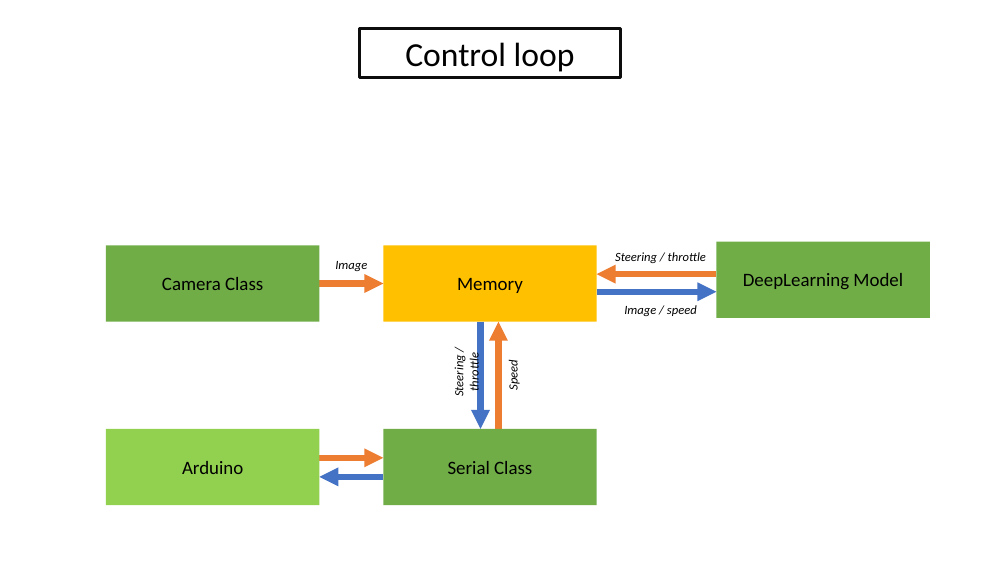
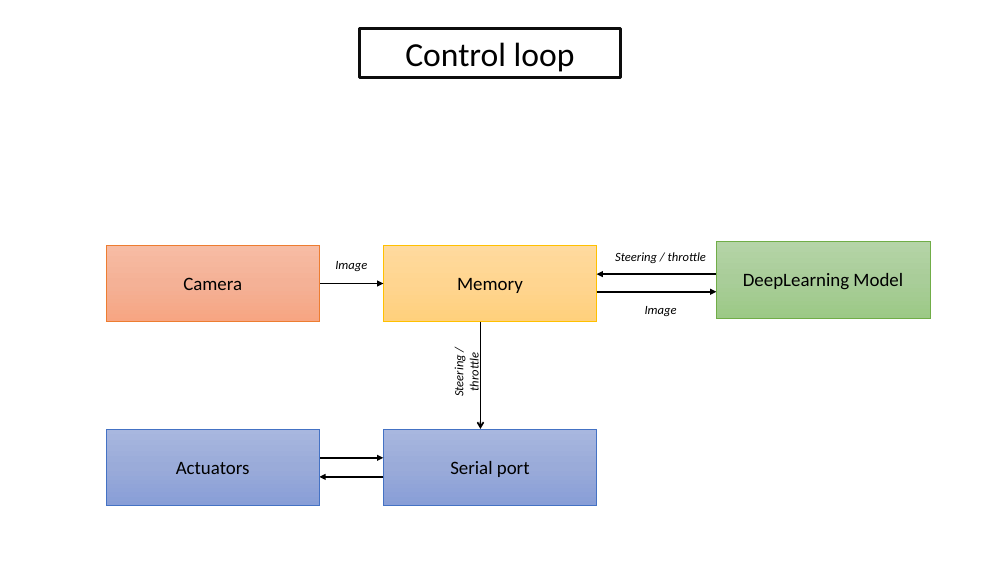
Before and after one commit to Autonomobile/AutoPylot, a slide deck: slide 2 of ressources/docs/schematics.pptx. Drawn at 1008x567 pixels with LibreOffice and Linux fonts; fonts in the diff are those of the drawing. Boxes give left, top, right and bottom in pixels: in the first picture for what was removed or moved away, otherwise in the second. Text is boxed around its words. In the diff, an @@ line names an element or a change of style, - is before the commit and + after.

```diff
--- a/ressources/docs/schematics.pptx
+++ b/ressources/docs/schematics.pptx
@@ rectangle "Camera" at box(106, 246, 319, 322): fill #70AD47 to gradient #F7BDA5 to #F5B196 to #F8A582; outline none to #ED7D31 0.5 pt @@
@@ rectangle "Memory" at box(383, 246, 597, 322): fill #FFC000 to gradient #FFDB9E to #FFD590 to #FFD07C; outline none to #FFC000 0.5 pt @@
@@ rectangle "DeepLearning Model" at box(717, 241, 930, 318): fill #70AD47 to gradient #B5D5A7 to #AACE9A to #9CC987; outline none to #70AD47 0.5 pt @@
@@ text in rectangle at box(183, 277, 242, 290): text changed @@
-Camera Class
+Camera
@@ arrow (319, 284) - (383, 284): stroke #ED7D31 6 pt to #000000 1.5 pt @@
@@ arrow (717, 274) - (597, 274): stroke #ED7D31 6 pt to #000000 1.5 pt @@
@@ arrow (597, 292) - (717, 292): stroke #4472C4 6 pt to #000000 1.5 pt @@
@@ arrow (481, 321) - (481, 429): stroke #4472C4 6 pt to #000000 1.5 pt; arrowheads changed @@
@@ arrow removed from (498, 429) to (498, 321) @@
@@ text at box(645, 306, 677, 316): text changed @@
-Image / speed
+Image
@@ text removed at box(506, 363, 521, 390) @@
-Speed
@@ rectangle "Actuators" at box(106, 429, 319, 505): fill #92D050 to gradient #A8B7DF to #9AABD9 to #889ED7; outline none to #4472C4 0.5 pt @@
@@ rectangle "Serial port" at box(383, 429, 597, 505): fill #70AD47 to gradient #A8B7DF to #9AABD9 to #889ED7; outline none to #4472C4 0.5 pt @@
@@ text in rectangle at box(176, 462, 250, 474): text changed @@
-Arduino
+Actuators
@@ arrow (319, 458) - (383, 458): stroke #ED7D31 6 pt to #000000 1.5 pt @@
@@ arrow (383, 477) - (319, 477): stroke #4472C4 6 pt to #000000 1.5 pt @@
@@ text in rectangle at box(450, 461, 530, 477): text changed @@
-Serial Class
+Serial port
```
Also in this commit, not shown: 7 slides added, 3 other files.
